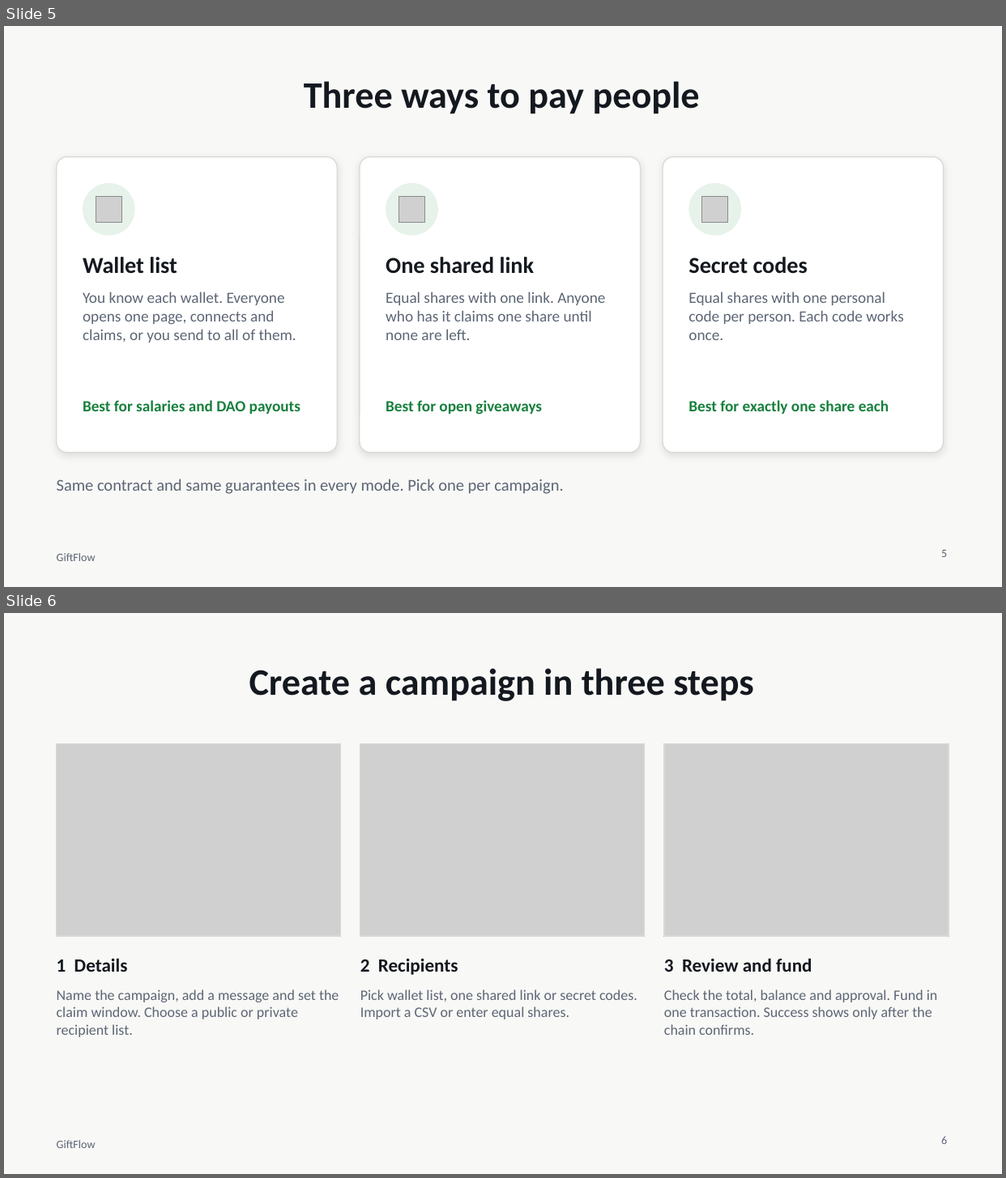
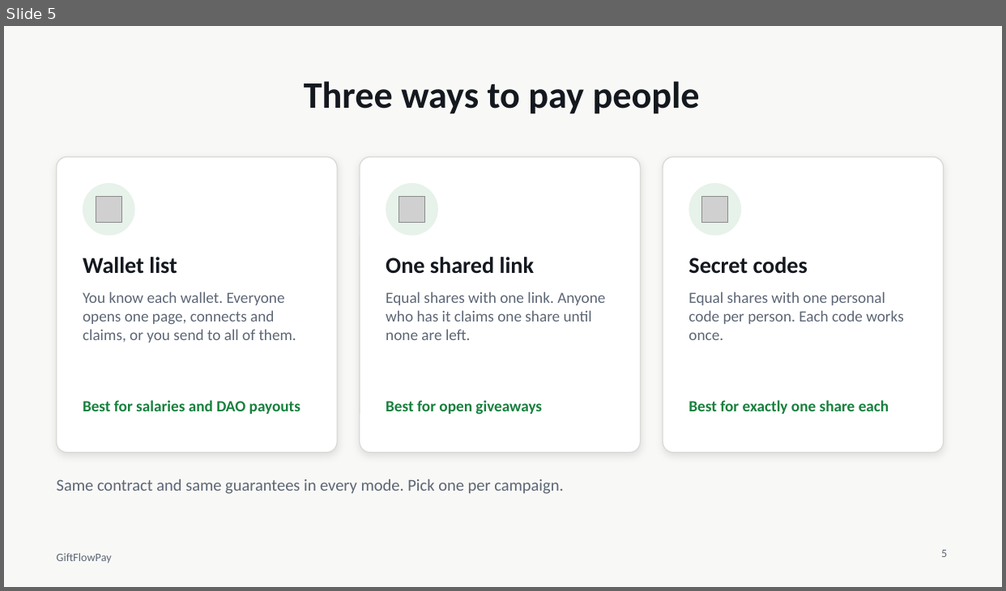
Before and after one commit to sadikul880/giftflowpay-by-arc, a slide deck: docs/presentation/GiftFlow-presentation.pptx. Shown one above the other, each under a label of ours: slides 5 and 6 before the commit, slide 5 after it. The pictures are 1006x1178 and 1006x591 pixels, drawn with LibreOffice and Linux fonts; fonts in the diff are those of the drawing; grey boxes stand for pictures. Boxes give left, top, right and bottom in pixels: in the first picture for what was removed or moved away, otherwise in the second. Text is boxed around its words. In the diff, an @@ line names an element or a change of style, - is before the commit and + after.

```diff
--- a/docs/presentation/GiftFlow-presentation.pptx
+++ b/docs/presentation/GiftFlow-presentation.pptx
@@ slide 6 removed at (4, 613, 1002, 1174), background #F8F8F6; not listed: 1 template element that a slide beside it also shows @@
@@ title removed at (249, 668, 754, 701) @@
-Create a campaign in three steps
@@ picture removed at (57, 744, 341, 936) @@
@@ rectangle removed at (57, 744, 341, 936) @@
@@ picture removed at (360, 744, 645, 936) @@
@@ rectangle removed at (360, 744, 645, 936) @@
@@ picture removed at (664, 744, 948, 936) @@
@@ rectangle removed at (664, 744, 948, 936) @@
@@ text removed at (57, 958, 128, 972) @@
-1 Details
@@ text removed at (360, 959, 458, 975) @@
-2 Recipients
@@ text removed at (664, 958, 812, 972) @@
-3 Review and fund
@@ text removed at (57, 990, 339, 1037) @@
-Name the campaign, add a message and set the claim window. Choose a public or private recipient list.
@@ text removed at (360, 990, 637, 1020) @@
-Pick wallet list, one shared link or secret codes. Import a CSV or enter equal shares.
@@ text removed at (664, 990, 938, 1035) @@
-Check the total, balance and approval. Fund in one transaction. Success shows only after the chain confirms.
@@ page number removed at (941, 1136, 947, 1144) @@
-6
@@ slide 5 changed as well @@
@@ text at (57, 553, 112, 563): text changed @@
-GiftFlow
+GiftFlowPay
```
Also in this commit, not shown: 13 other slides changed, 2 slides added, 39 other files.
